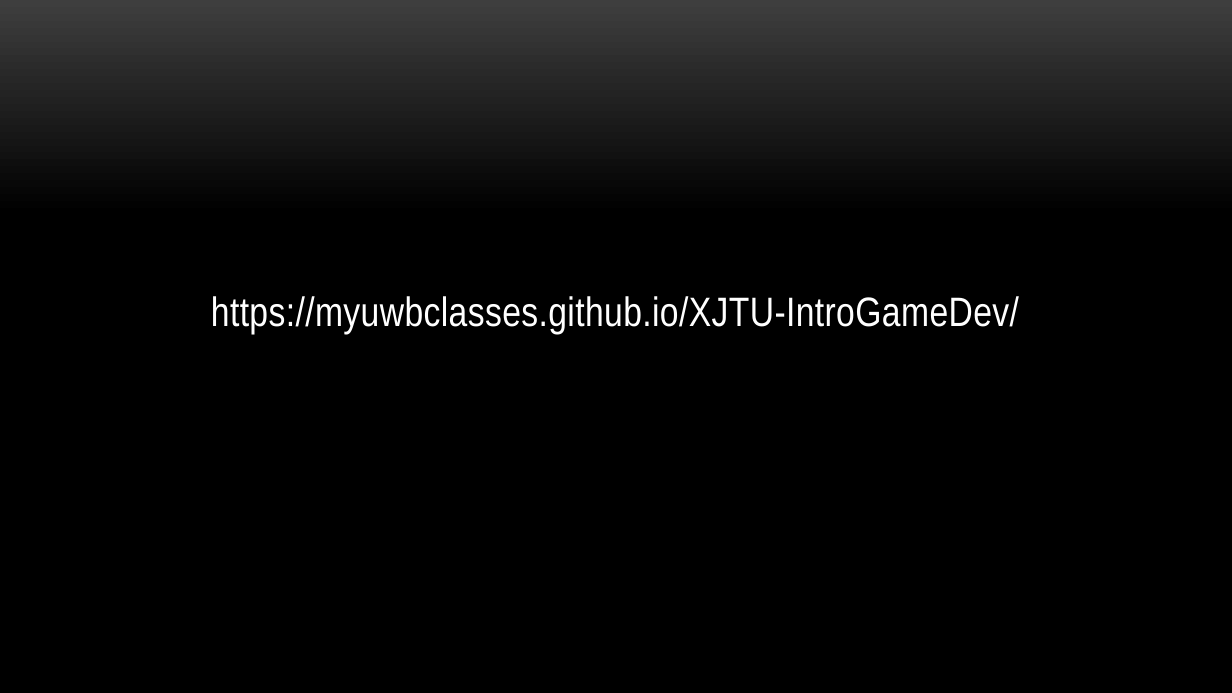
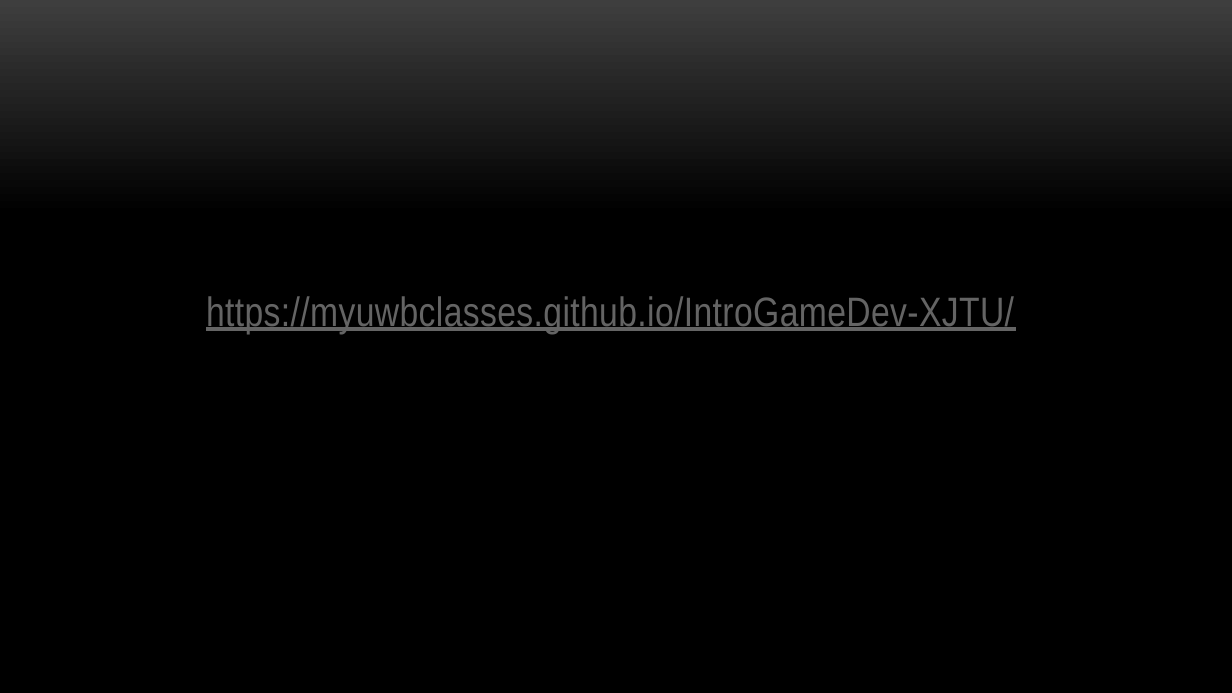
Before and after one commit to myuwbclasses/IntroGameDev-XJTU, a slide deck: slide 21 of PPT/Intro.pptx. Drawn at 1232x693 pixels with LibreOffice and Linux fonts; fonts in the diff are those of the drawing; background and template pictures are left out. Boxes give left, top, right and bottom in pixels: in the first picture for what was removed or moved away, otherwise in the second. Text is boxed around its words. In the diff, an @@ line names an element or a change of style, - is before the commit and + after.

```diff
--- a/PPT/Intro.pptx
+++ b/PPT/Intro.pptx
@@ text at box(206, 296, 1014, 333): text changed; text colour #FFFFFF to #646464 @@
-https://myuwbclasses.github.io/XJTU-IntroGameDev/
+https://myuwbclasses.github.io/IntroGameDev-XJTU/
```
Also in this commit, not shown: 10 other slides changed, 9 other files.
